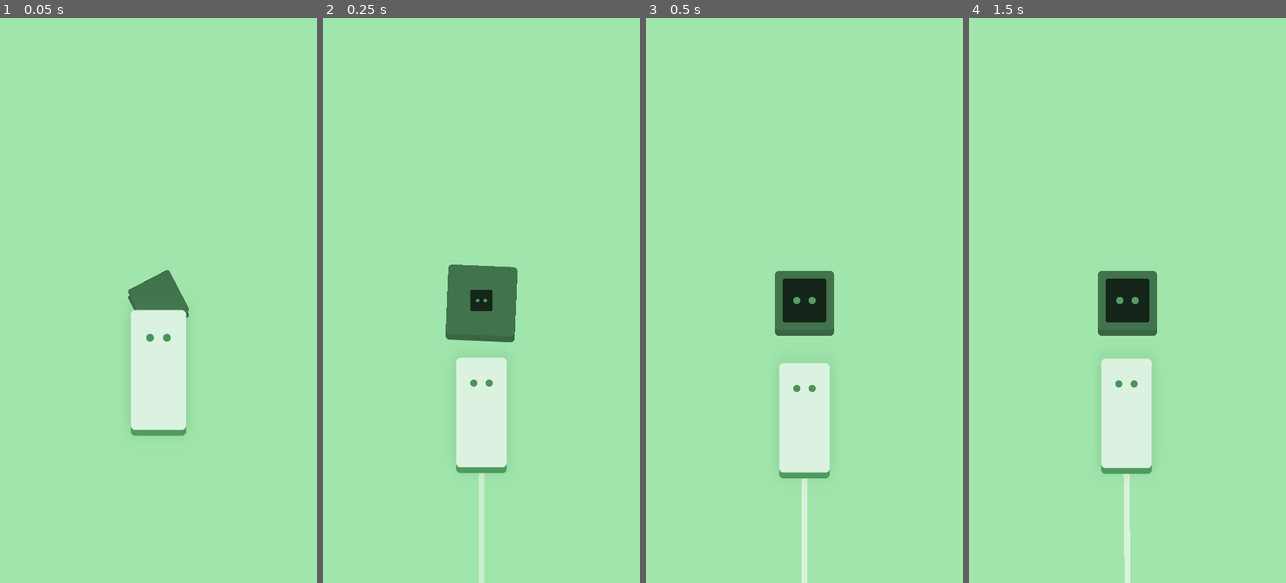
Above: before the commit, frames 1-4 (left to right).
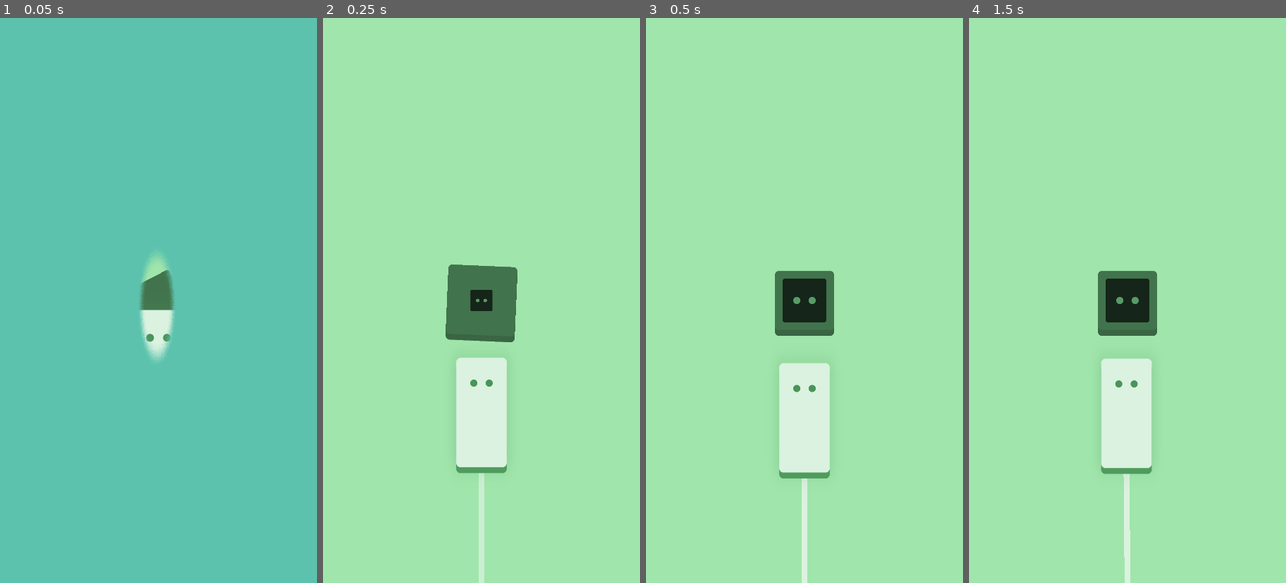
Above: after the commit, the same moments.

Repository: unSAME-Studio/ProjectOutlet
Game: Godot game, scene res://scenes/Menu.tscn
Two runs of this game, one before a commit and one after it. Both use one fixed random seed, a clock stepped at 60 frames per second and the inputs below.
Inputs (mouse positions are in pixels of both pictures, inside the frame that each line leads up to):
- Up to frame 1 (0.05 s): no input
- Up to frame 2 (0.25 s): no input
- Up to frame 3 (0.5 s): no input
- Up to frame 4 (1.5 s): drag from (1127, 419) to (1159, 176) at 0.52 s; drag from (1064, 328) to (1133, 373) at 1.27 s

The runs differ from the first frame. In frame 1, 99% of the frame differs, in the area x 0-100%, y 0-100%; in frame 2, nothing differs; in frame 3, nothing differs; in frame 4, nothing differs.

Commit message:
SATISFYING TRANSITION

Diff:
--- a/project.godot
+++ b/project.godot
@@ -23,6 +23,7 @@
 Global="*res://scripts/global.gd"
 MusicPlayer="*res://scripts/MusicPlayer.gd"
 ColorManager="*res://scripts/ColorManager.gd"
+TransitionManager="*res://scripts/TransitionManager.gd"
 
 [display]
 
--- a/scenes/Main.gd
+++ b/scenes/Main.gd
@@ -14,6 +14,9 @@
 	# set state of music btn
 	if AudioServer.is_bus_mute(AudioServer.get_bus_index("Music")):
 		$"CanvasLayer/Control/UI/VBoxContainer/MarginContainer2/SoundButton".set_pressed(true)
+
+
+	TransitionManager.play_in()
 
 
 func game_finished():
@@ -68,6 +71,8 @@
 	Global.current_level += 1
 
 	if Global.level.has(Global.current_level):
-		get_tree().reload_current_scene()
+		#get_tree().reload_current_scene()
+		TransitionManager.play_out("res://scenes/Main.tscn")
 	else:
-		get_tree().change_scene("res://scenes/Menu.tscn")
+		#get_tree().change_scene("res://scenes/Menu.tscn")
+		TransitionManager.play_in("res://scenes/Menu.tscn")
--- a/scenes/Menu.gd
+++ b/scenes/Menu.gd
@@ -3,6 +3,7 @@
 
 var button = preload("res://ui/LevelButton.tscn")
 var plug = preload("res://objects/Plug.tscn")
+
 
 func _ready():
 	Global.main = self
@@ -30,6 +31,8 @@
 
 	# set offset for panel containers
 	$CanvasLayer/Control/Levels/PanelContainer.set_pivot_offset($CanvasLayer/Control/Levels/PanelContainer.get_size() / 2)
+
+	TransitionManager.play_in()
 
 
 func game_finished():
--- a/scripts/ColorManager.gd
+++ b/scripts/ColorManager.gd
@@ -17,9 +17,11 @@
 func _ready():
 	randomize()
 
+	previous_color["background"] = color["background"]
+
 
 func generate_color():
-	previous_color = color
+	previous_color["background"] = color["background"]
 
 	var hue = randf()
 	color.background = Color.from_hsv(hue, 0.3, 0.9, 1)
--- /dev/null
+++ b/scripts/TransitionManager.gd
@@ -0,0 +1,25 @@
+extends Node
+
+
+var transition = preload("res://ui/transition/Transition.tscn")
+
+
+func play_in(scene = null):
+	# Transition Mask
+	var t = transition.instance()
+	t.reversed = true
+	add_child(t)
+
+	if scene:
+		yield(t, "blackout")
+		get_tree().change_scene(scene)
+
+
+func play_out(scene = null):
+	# Transition Mask
+	var t = transition.instance()
+	add_child(t)
+
+	if scene:
+		yield(t, "blackout")
+		get_tree().change_scene(scene)
--- a/ui/LevelButton.gd
+++ b/ui/LevelButton.gd
@@ -25,4 +25,5 @@
 
 func _on_Button_pressed():
 	Global.current_level = level
-	get_tree().change_scene("res://scenes/Main.tscn")
+	#get_tree().change_scene("res://scenes/Main.tscn")
+	TransitionManager.play_out("res://scenes/Main.tscn")
--- /dev/null
+++ b/ui/transition/Transition.gd
@@ -0,0 +1,26 @@
+extends CanvasLayer
+
+
+signal blackout
+
+
+var reversed = false
+
+
+func _ready():
+	match (reversed):
+		true:
+			$ColorRect.set_modulate(ColorManager.previous_color.background)
+			$ColorRect/AnimationPlayer.play("FadeOut")
+		false:
+			$ColorRect.set_modulate(ColorManager.color.background)
+			$ColorRect/AnimationPlayer.play("FadeIn")
+
+
+func _on_AnimationPlayer_animation_finished(anim_name):
+	match(anim_name):
+		"FadeIn":
+			emit_signal("blackout")
+			$ColorRect/AnimationPlayer.play("FadeOut")
+		"FadeOut":
+			queue_free()
--- /dev/null
+++ b/ui/transition/Transition.shader
@@ -0,0 +1,15 @@
+shader_type canvas_item;
+render_mode unshaded;
+
+uniform float cutoff : hint_range(0, 1);
+uniform float smooth_size : hint_range(0, 1);
+uniform sampler2D mask : hint_albedo;
+
+void fragment()
+{
+	float value = texture(mask, UV).r;
+	float alpha = smoothstep(cutoff, cutoff + smooth_size, value * (1.0 - smooth_size) + smooth_size);
+	vec4 colour = texture(TEXTURE, UV);
+	colour.a *= texture(mask, UV).a;
+	COLOR = vec4(colour.rgb, alpha);
+}
--- /dev/null
+++ b/ui/transition/Transition.tscn
@@ -0,0 +1,57 @@
+[gd_scene load_steps=7 format=2]
+
+[ext_resource path="res://UI/Transition/Transition.shader" type="Shader" id=1]
+[ext_resource path="res://UI/Transition/TransitionMask.png" type="Texture" id=3]
+[ext_resource path="res://UI/Transition/Transition.gd" type="Script" id=4]
+
+[sub_resource type="ShaderMaterial" id=1]
+shader = ExtResource( 1 )
+shader_param/cutoff = 1.0
+shader_param/smooth_size = 0.027
+shader_param/mask = ExtResource( 3 )
+
+[sub_resource type="Animation" id=2]
+resource_name = "FadeIn"
+length = 0.5
+tracks/0/type = "bezier"
+tracks/0/path = NodePath(".:material:shader_param/cutoff")
+tracks/0/interp = 1
+tracks/0/loop_wrap = true
+tracks/0/imported = false
+tracks/0/enabled = true
+tracks/0/keys = {
+"points": PoolRealArray( 1, -0.25, 0, 0.25, 0, 0, -0.25, 0, 0.25, 0 ),
+"times": PoolRealArray( 0, 0.5 )
+}
+
+[sub_resource type="Animation" id=3]
+length = 0.5
+tracks/0/type = "bezier"
+tracks/0/path = NodePath(".:material:shader_param/cutoff")
+tracks/0/interp = 1
+tracks/0/loop_wrap = true
+tracks/0/imported = false
+tracks/0/enabled = true
+tracks/0/keys = {
+"points": PoolRealArray( 0, -0.25, 0, 0.25, 0, 1, -0.25, 0, 0.25, 0 ),
+"times": PoolRealArray( 0, 0.5 )
+}
+
+[node name="Transition" type="CanvasLayer"]
+layer = 100
+script = ExtResource( 4 )
+
+[node name="ColorRect" type="ColorRect" parent="."]
+modulate = Color( 0.364706, 0.764706, 0.682353, 1 )
+material = SubResource( 1 )
+anchor_right = 1.0
+anchor_bottom = 1.0
+color = Color( 0.364706, 0.764706, 0.682353, 1 )
+
+[node name="AnimationPlayer" type="AnimationPlayer" parent="ColorRect"]
+playback_speed = 2.0
+method_call_mode = 1
+anims/FadeIn = SubResource( 2 )
+anims/FadeOut = SubResource( 3 )
+
+[connection signal="animation_finished" from="ColorRect/AnimationPlayer" to="." method="_on_AnimationPlayer_animation_finished"]
Binary file added: ui/transition/TransitionMask.png
Not shown, added: ui/transition/TransitionMask.png.import
Binary file added: ui/transition/transitionmask2.jpg.png
Not shown, added: ui/transition/transitionmask2.jpg.png.import
